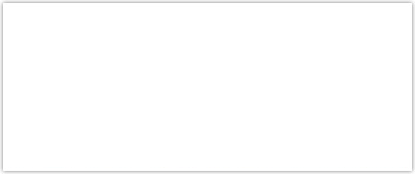
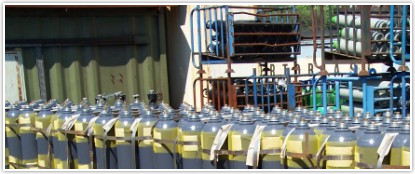
Two versions of the same layered image (415x174). Layer-by-layer changes:
painted on "Background" over [5, 5, 410, 169]
added layer "New Layer" over [5, 5, 410, 169]
